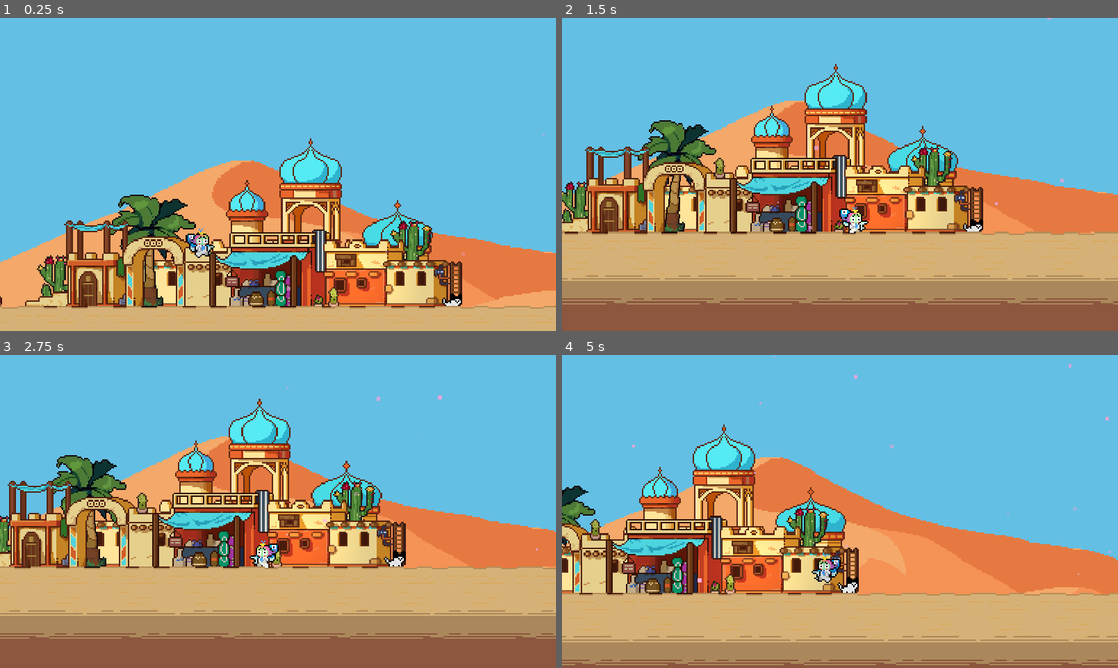
Above: before the commit, frames 1-4 (two rows, left to right).
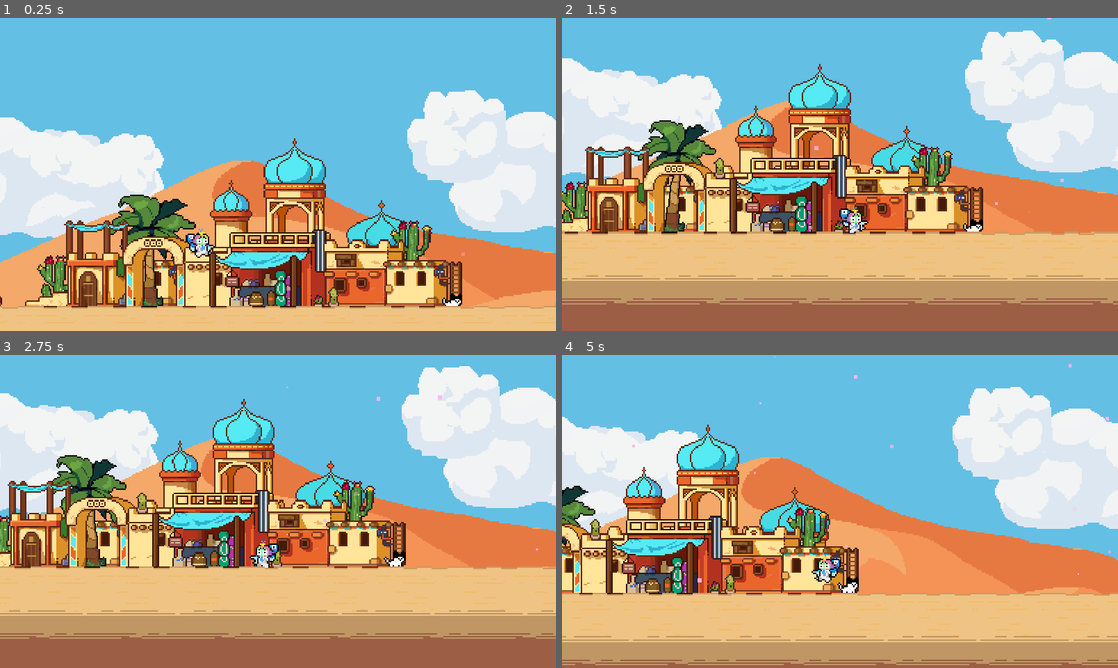
Above: after the commit, the same moments.

Repository: OMGMOCA/OpenSourceMocaGame
Game: Godot game, scene res://scene/level/level_moca_desert.tscn
The game is run twice, just before and just after one commit, with the same random seed, the same clock (stepped at 60 frames per second) and the same inputs.
Inputs (mouse positions are in pixels of both pictures, inside the frame that each line leads up to):
- Up to frame 1 (0.25 s): no input
- Up to frame 2 (1.5 s): move the mouse to (962, 158) at 0.52 s; hold D (move_right) from 0.53 s (still down); click (962, 158) at 0.6 s; tap Space (jump) at 0.77 s; move the mouse to (728, 190) at 1.27 s; tap E (interact) at 1.35 s
- Up to frame 3 (2.75 s): tap Space (jump) at 1.52 s; move the mouse to (333, 442) at 2.02 s; release D (move_right) at 2.03 s; hold A (move_left) from 2.03 s (still down); click (333, 442) at 2.1 s
- Up to frame 4 (5 s): move the mouse to (812, 574) at 2.77 s; release A (move_left) at 2.78 s; hold D (move_right) 2.78-4.28 s; tap E (interact) at 2.85, 4.35 s; click (812, 574) at 2.92 s; tap Space (jump) at 3.02, 3.77, 4.52 s; move the mouse to (1006, 558) at 3.52 s; click (1006, 558) at 3.6 s; move the mouse to (673, 464) at 4.27 s; hold A (move_left) from 4.28 s (still down)

The runs differ from the first frame. In frame 1, 32% of the frame differs, in the area x 0-100%, y 23-100%; in frame 2, 37%, in the area x 0-100%, y 4-84%; in frame 3, 37%; in frame 4, 36%.

Commit message:
fix tilemap bugs

Diff:
--- a/scene/level/level_moca_desert.tscn
+++ b/scene/level/level_moca_desert.tscn
@@ -24,6 +24,43 @@
 fill_from = Vector2(0.504274, 0.487179)
 fill_to = Vector2(1, 1)
 
+[sub_resource type="Animation" id="Animation_6o0vm"]
+resource_name = "lightFlash"
+length = 1.5
+loop_mode = 2
+step = 0.5
+tracks/0/type = "bezier"
+tracks/0/imported = false
+tracks/0/enabled = true
+tracks/0/path = NodePath(".:energy")
+tracks/0/interp = 1
+tracks/0/loop_wrap = true
+tracks/0/keys = {
+"handle_modes": PackedInt32Array(0, 0, 0),
+"points": PackedFloat32Array(1.22, -0.25, 0, 0.25, 0, 2.41, -0.25, 0, 0.25, 0, 0.63, -0.25, 0, 0.25, 0),
+"times": PackedFloat32Array(0, 0.5, 1.5)
+}
+
+[sub_resource type="Animation" id="Animation_tw45t"]
+length = 0.001
+tracks/0/type = "bezier"
+tracks/0/imported = false
+tracks/0/enabled = true
+tracks/0/path = NodePath(".:energy")
+tracks/0/interp = 1
+tracks/0/loop_wrap = true
+tracks/0/keys = {
+"handle_modes": PackedInt32Array(0),
+"points": PackedFloat32Array(1, -0.25, 0, 0.25, 0),
+"times": PackedFloat32Array(0)
+}
+
+[sub_resource type="AnimationLibrary" id="AnimationLibrary_7g1ks"]
+_data = {
+"RESET": SubResource("Animation_tw45t"),
+"lightFlash": SubResource("Animation_6o0vm")
+}
+
 [sub_resource type="Gradient" id="Gradient_k2w0d"]
 offsets = PackedFloat32Array(0.737237, 0.995495)
 colors = PackedColorArray(0.392157, 0.752941, 0.894118, 1, 0.392157, 0.752941, 0.894118, 1)
@@ -69,22 +106,29 @@
 [node name="light" type="Node" parent="."]
 
 [node name="DirectionalLight2D" type="DirectionalLight2D" parent="light"]
-color = Color(0.103492, 0.0939834, 0.0909312, 1)
+visible = false
+color = Color(0.826927, 0.80923, 0.803568, 1)
 blend_mode = 1
-range_layer_min = -90
+range_layer_min = -200
 range_layer_max = 100
 
 [node name="PointLight2D" type="PointLight2D" parent="light"]
-position = Vector2(-410, -12)
-scale = Vector2(2, 2)
+visible = false
+position = Vector2(-474, -7)
+scale = Vector2(1.93, 1.93)
 color = Color(0.861796, 0.738065, 0.393372, 1)
-energy = 0.3
 range_z_min = -10
 range_z_max = 10
 range_layer_min = -10
 range_layer_max = 10
 texture = SubResource("GradientTexture2D_dsdkh")
 
+[node name="AnimationPlayer" type="AnimationPlayer" parent="light/PointLight2D"]
+libraries = {
+"": SubResource("AnimationLibrary_7g1ks")
+}
+autoplay = "lightFlash"
+
 [node name="scene" type="Node" parent="."]
 
 [node name="sen_layer01" type="Node2D" parent="scene"]
@@ -205,19 +249,19 @@
 motion_scale = Vector2(0.1, 0.8)
 
 [node name="clouds" parent="background/Parallax/bg0" instance=ExtResource("4_ojj8a")]
-position = Vector2(71, 141)
+position = Vector2(-33, -48)
 texture = ExtResource("9_fn48g")
 hframes = 2
 vframes = 2
 
 [node name="clouds2" parent="background/Parallax/bg0" instance=ExtResource("4_ojj8a")]
-position = Vector2(437, 137)
+position = Vector2(333, -52)
 texture = ExtResource("9_fn48g")
 hframes = 2
 vframes = 2
 
 [node name="clouds3" parent="background/Parallax/bg0" instance=ExtResource("4_ojj8a")]
-position = Vector2(360, 98)
+position = Vector2(256, -91)
 texture = ExtResource("9_fn48g")
 hframes = 2
 vframes = 2
@@ -261,51 +305,51 @@
 motion_scale = Vector2(0.9, 1)
 
 [node name="buildings10" parent="background/Parallax/bg03" instance=ExtResource("4_ojj8a")]
-position = Vector2(-471, 4)
+position = Vector2(-482, 4)
 texture = ExtResource("5_ijg46")
 sprite_index = 8
 
 [node name="buildings11" parent="background/Parallax/bg03" instance=ExtResource("4_ojj8a")]
-position = Vector2(-414, 4)
+position = Vector2(-425, 4)
 texture = ExtResource("5_ijg46")
 sprite_index = 7
 
 [node name="buildings12" parent="background/Parallax/bg03" instance=ExtResource("4_ojj8a")]
-position = Vector2(-372, 4)
+position = Vector2(-383, 4)
 texture = ExtResource("5_ijg46")
 sprite_index = 7
 
 [node name="buildings13" parent="background/Parallax/bg03" instance=ExtResource("4_ojj8a")]
-position = Vector2(-410, -22)
+position = Vector2(-421, -22)
 texture = ExtResource("5_ijg46")
 sprite_index = 5
 
 [node name="buildings14" parent="background/Parallax/bg03" instance=ExtResource("4_ojj8a")]
-position = Vector2(-411, -37)
+position = Vector2(-422, -37)
 texture = ExtResource("5_ijg46")
 sprite_index = 11
 
 [node name="buildings15" parent="background/Parallax/bg03" instance=ExtResource("4_ojj8a")]
-position = Vector2(-366, -34)
+position = Vector2(-377, -34)
 texture = ExtResource("5_ijg46")
 
 [node name="buildings16" parent="background/Parallax/bg03" instance=ExtResource("4_ojj8a")]
-position = Vector2(-368, -22)
+position = Vector2(-379, -22)
 texture = ExtResource("5_ijg46")
 sprite_index = 5
 
 [node name="buildings17" parent="background/Parallax/bg03" instance=ExtResource("4_ojj8a")]
-position = Vector2(-312, -33)
+position = Vector2(-323, -33)
 texture = ExtResource("5_ijg46")
 sprite_index = 4
 
 [node name="buildings20" parent="background/Parallax/bg03" instance=ExtResource("4_ojj8a")]
-position = Vector2(-309, 4)
+position = Vector2(-320, 4)
 texture = ExtResource("5_ijg46")
 sprite_index = 3
 
 [node name="buildings18" parent="background/Parallax/bg03" instance=ExtResource("4_ojj8a")]
-position = Vector2(-317, -28)
+position = Vector2(-328, -28)
 texture = ExtResource("5_ijg46")
 sprite_index = 14
 
--- a/scene/tilemap/tilemap_moca_0924.tscn
+++ b/scene/tilemap/tilemap_moca_0924.tscn
@@ -1,8 +1,7 @@
-[gd_scene load_steps=35 format=4 uid="uid://bkx6d30u03giq"]
-
-[ext_resource type="Texture2D" uid="uid://dig8kj2gohu6m" path="res://assets/sprites/world_tileset.png" id="1_54dog"]
+[gd_scene load_steps=33 format=4 uid="uid://bkx6d30u03giq"]
+
+[ext_resource type="Texture2D" uid="uid://djg2tmf525qbf" path="res://assets/sprites/world_tileset.png" id="1_54dog"]
 [ext_resource type="Texture2D" uid="uid://c6d7mq8lrpmta" path="res://assets/sprites/tiles/road.png" id="2_idces"]
-[ext_resource type="Texture2D" uid="uid://ey7bqlbin6qi" path="res://assets/sprites/Desert town/沙子和草--tilemap_512_8.png" id="3_vnwha"]
 
 [sub_resource type="PhysicsMaterial" id="PhysicsMaterial_n2wyk"]
 
@@ -279,48 +278,6 @@
 2:1/0/occlusion_layer_0/polygon = SubResource("OccluderPolygon2D_ne7qf")
 2:1/0/physics_layer_0/polygon_0/points = PackedVector2Array(-8, -8, 8, -8, 8, 8, -8, 8)
 
-[sub_resource type="TileSetAtlasSource" id="TileSetAtlasSource_jxdbq"]
-texture = ExtResource("3_vnwha")
-2:2/0 = 0
-3:2/0 = 0
-4:2/0 = 0
-2:3/0 = 0
-3:3/0 = 0
-4:3/0 = 0
-2:4/0 = 0
-3:4/0 = 0
-4:4/0 = 0
-7:4/0 = 0
-8:4/0 = 0
-9:4/0 = 0
-10:4/0 = 0
-2:5/0 = 0
-3:5/0 = 0
-4:5/0 = 0
-7:5/0 = 0
-2:7/0 = 0
-3:7/0 = 0
-4:7/0 = 0
-2:8/0 = 0
-3:8/0 = 0
-4:8/0 = 0
-7:8/0 = 0
-8:8/0 = 0
-9:8/0 = 0
-10:8/0 = 0
-13:8/0 = 0
-14:8/0 = 0
-15:8/0 = 0
-16:8/0 = 0
-2:9/0 = 0
-3:9/0 = 0
-4:9/0 = 0
-7:9/0 = 0
-13:9/0 = 0
-2:10/0 = 0
-3:10/0 = 0
-4:10/0 = 0
-
 [sub_resource type="TileSet" id="TileSet_b0mfi"]
 occlusion_layer_0/light_mask = 1
 occlusion_layer_0/sdf_collision = true
@@ -328,7 +285,6 @@
 physics_layer_0/physics_material = SubResource("PhysicsMaterial_n2wyk")
 sources/0 = SubResource("TileSetAtlasSource_6yh43")
 sources/1 = SubResource("TileSetAtlasSource_84n5n")
-sources/2 = SubResource("TileSetAtlasSource_jxdbq")
 
 [sub_resource type="TileSet" id="TileSet_kr0jx"]
 
Not shown: 1 places in scene/level/level_moca_desert.tscn that only renumber resources
